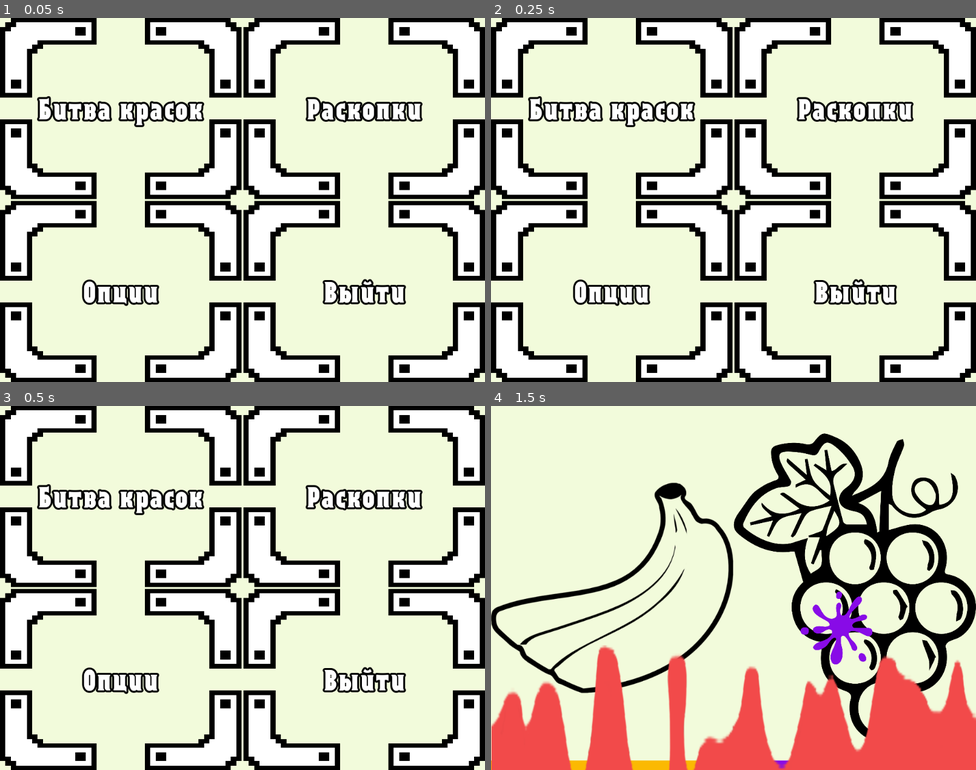
Above: before the commit, frames 1-4 (two rows, left to right).
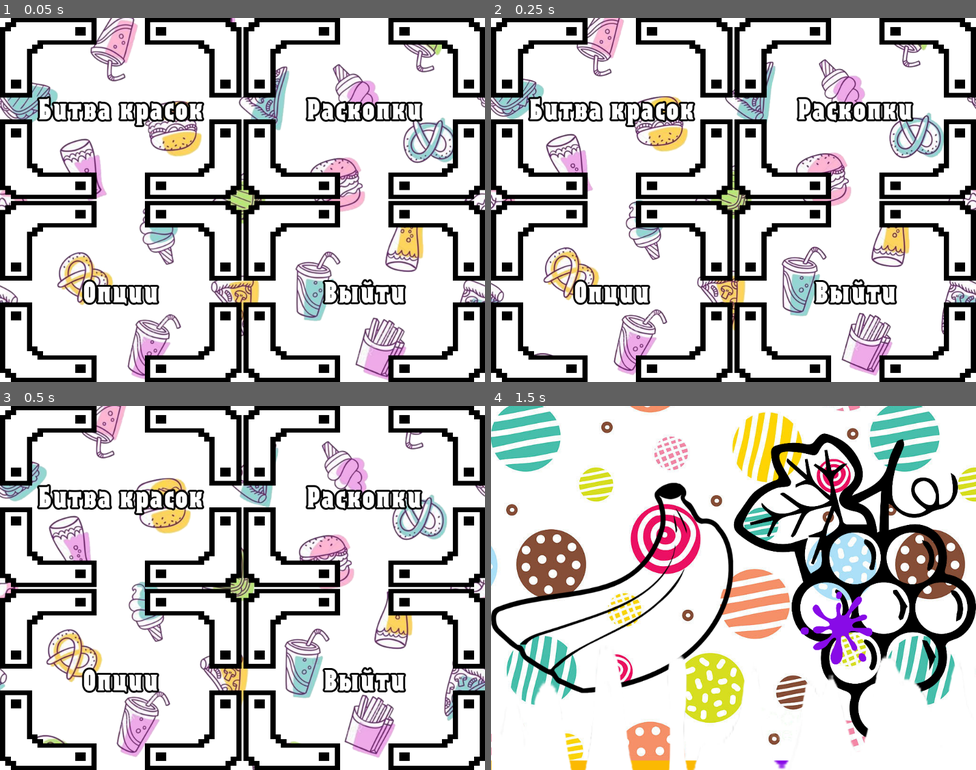
Above: after the commit, the same moments.

Repository: jandarm/Splatt
Game: Godot game, scene res://Scenes/Main/Main.tscn
Two runs of this game, one before a commit and one after it. Both use one fixed random seed, a clock stepped at 60 frames per second and the inputs below.
Inputs (mouse positions are in pixels of both pictures, inside the frame that each line leads up to):
- Up to frame 1 (0.05 s): no input
- Up to frame 2 (0.25 s): no input
- Up to frame 3 (0.5 s): no input
- Up to frame 4 (1.5 s): click "Битва красок" at 0.5 s; move the mouse to (840, 569) at 1.27 s; press the mouse at (840, 569) at 1.28 s

The runs differ from the first frame. In frame 1, 56% of the frame differs, in the area x 0-100%, y 0-100%; in frame 2, 56%; in frame 3, 56%; in frame 4, 86%.

Commit message:
Le Parallax arrived
Reworked parallax scene to fit screen without calculations.
Added Parallax singleton with random background (from Background\Parallax) for each screen!
YOLO

Diff:
--- /dev/null
+++ b/Assets/Parallax.tres
@@ -0,0 +1,17 @@
+[gd_resource type="ShaderMaterial" load_steps=2 format=2]
+
+[sub_resource type="Shader" id=1]
+code = "shader_type canvas_item;
+
+uniform vec2 direction = vec2(1.0, 1.0);
+uniform float speed;
+
+void fragment () {
+	COLOR = texture(TEXTURE, UV + (direction * TIME * (speed*0.1)));
+}"
+
+[resource]
+resource_local_to_scene = true
+shader = SubResource( 1 )
+shader_param/direction = Vector2( 1, 1 )
+shader_param/speed = 0.5
--- a/Scenes/Main/Main.tscn
+++ b/Scenes/Main/Main.tscn
@@ -122,3 +122,4 @@
 "_edit_use_anchors_": false
 }
 [connection signal="pressed" from="GridContainer/btnVS" to="." method="change_scene" binds= [ "VS" ]]
+[connection signal="pressed" from="GridContainer/btnExit" to="." method="change_scene" binds= [ "Exit" ]]
--- a/Scenes/Main/Manager.tscn
+++ b/Scenes/Main/Manager.tscn
@@ -4,8 +4,8 @@
 [ext_resource path="res://Sound/IG2 Low.wav" type="AudioStream" id=2]
 [ext_resource path="res://Sound/IG2 Med.wav" type="AudioStream" id=3]
 [ext_resource path="res://Sound/IG2 HIGh.wav" type="AudioStream" id=4]
-[ext_resource path="res://Background/Banana.png" type="Texture" id=5]
-[ext_resource path="res://Background/Grape.png" type="Texture" id=6]
+[ext_resource path="res://Assets/Background/Banana.png" type="Texture" id=5]
+[ext_resource path="res://Assets/Background/Grape.png" type="Texture" id=6]
 [ext_resource path="res://Scenes/Main/Game_over.tscn" type="PackedScene" id=7]
 [ext_resource path="res://Assets/WinBackground.tres" type="StyleBox" id=8]
 [ext_resource path="res://Scenes/VS/VS.tscn" type="PackedScene" id=9]
--- a/Scenes/Main/Scene_changer.tscn
+++ b/Scenes/Main/Scene_changer.tscn
@@ -38,7 +38,7 @@
 "transitions": PoolRealArray( 1 ),
 "values": [ {
 "args": [  ],
-"method": "go_to"
+"method": "connector"
 } ]
 }
 
@@ -64,6 +64,5 @@
 }
 
 [node name="Body" type="Sprite" parent="Control/Ink"]
-modulate = Color( 0.952941, 0.294118, 0.294118, 1 )
 show_behind_parent = true
 texture = ExtResource( 1 )
--- /dev/null
+++ b/Scenes/Parallax/Parallax.tscn
@@ -0,0 +1,23 @@
+[gd_scene load_steps=4 format=2]
+
+[ext_resource path="res://Assets/Background/Parallax/Ducks.png" type="Texture" id=1]
+[ext_resource path="res://Script/Main/Parallax_textures.gd" type="Script" id=2]
+[ext_resource path="res://Assets/Parallax.tres" type="Material" id=3]
+
+[node name="Parallax" type="GridContainer"]
+anchor_right = 1.0
+anchor_bottom = 1.0
+script = ExtResource( 2 )
+__meta__ = {
+"_edit_use_anchors_": false
+}
+BackgroundTextures = "res://Assets/Background/Parallax"
+
+[node name="Sprite" type="TextureRect" parent="."]
+material = ExtResource( 3 )
+margin_right = 1024.0
+margin_bottom = 768.0
+size_flags_horizontal = 3
+size_flags_vertical = 3
+texture = ExtResource( 1 )
+stretch_mode = 2
--- a/Script/Main/Game_over.gd
+++ b/Script/Main/Game_over.gd
@@ -20,5 +20,5 @@
 	pass
 
 func _on_Button_pressed():
-	get_tree().quit()
+	SceneChanger.go_to("")
 	pass
--- a/Script/Main/Manager.gd
+++ b/Script/Main/Manager.gd
@@ -16,6 +16,7 @@
 export(Texture) var Left_team_background
 export(Texture) var Right_team_background
 
+#win_background.modulate_color is responsible for last winner color
 export (StyleBoxTexture) var win_background
 
 """
@@ -49,7 +50,7 @@
 # warning-ignore:unused_argument
 func _process(delta):
 	if Input.is_action_pressed("Exit_to_menu"):
-		SceneChanger.connector("")
+		SceneChanger.go_to("")
 
 func settt(e : Color):
 	return e
--- a/Script/Main/Menu_navigation.gd
+++ b/Script/Main/Menu_navigation.gd
@@ -1,5 +1,5 @@
 extends Node
 
 func change_scene(destination: String):
-	SceneChanger.connector(destination)
+	SceneChanger.go_to(destination)
 	pass
--- /dev/null
+++ b/Script/Main/Parallax_textures.gd
@@ -0,0 +1,34 @@
+extends Node
+
+export(String, DIR) var BackgroundTextures
+onready var rng = RandomNumberGenerator.new()
+var PTextures : Array
+
+func _ready():
+	var dir = Directory.new()
+	if (dir.open(BackgroundTextures) == OK):
+		dir.list_dir_begin(true,true)
+		var file_name = dir.get_next()
+		while (file_name != ""):
+			if (dir.current_is_dir()):
+				file_name = dir.get_next()
+			else:
+				if(file_name.get_extension() == "png"):
+					#print("Found file: " + file_name)
+					PTextures.append(BackgroundTextures + "/" + file_name)
+					file_name = dir.get_next()
+				else:
+					file_name = dir.get_next()
+		dir.list_dir_end()
+	else:
+		print("An error occurred when trying to access the Parallax texture dirrectory path.")
+	print(PTextures)
+	change_background()
+	pass
+
+
+func change_background():
+	rng.randomize()
+	var rnd = rng.randi_range(0, PTextures.size()-1)
+	$Sprite.texture = load(PTextures[rnd])
+	pass
--- a/Script/Main/Scene_changer.gd
+++ b/Script/Main/Scene_changer.gd
@@ -1,25 +1,28 @@
 extends Node
 
+onready var animation = get_node("Control/AnimationPlayer")
+onready var ink = get_node("Control/Ink/Body")
+var scene
 var tree
-onready var animation = get_node("Control/AnimationPlayer")
-var scene
 
 func _ready():
 	tree = get_tree()
 	pass
 
 
-func connector(destination: String):
+func go_to(destination: String):
 	scene = destination
+	ink.modulate = Manager.win_background.modulate_color
 	animation.play("Transition")
 	pass
 
-func go_to():
+func connector():
 	match scene:
 		"VS": tree.change_scene_to(Manager.VS_scene)
 		"Coop": tree.change_scene_to(Manager.Coop_scene)
 		"Settings": tree.change_scene_to(Manager.Settings_scene)
 		"End": tree.change_scene_to(Manager.Game_over_scene)
-
+		"Exit": get_tree().quit()
 		_: tree.change_scene_to(Manager.Main_scene)
+	Parallax.change_background()
 	pass
--- a/Script/Main/VS.gd
+++ b/Script/Main/VS.gd
@@ -63,11 +63,11 @@
 	if(puddle_left.position.y < 0):
 		music.stop()
 		Manager.win_background.modulate_color = Manager.Left_team_color
-		get_tree().change_scene_to(Manager.Game_over_scene)
+		SceneChanger.go_to("End")
 	elif(puddle_right.position.y < 0):
 		music.stop()
 		Manager.win_background.modulate_color = Manager.Right_team_color
-		get_tree().change_scene_to(Manager.Game_over_scene)
+		SceneChanger.go_to("End")
 	pass
 
 func hit_left():
--- a/project.godot
+++ b/project.godot
@@ -26,6 +26,7 @@
 
 Manager="*res://Scenes/Main/Manager.tscn"
 SceneChanger="*res://Scenes/Main/Scene_changer.tscn"
+Parallax="*res://Scenes/Parallax/Parallax.tscn"
 
 [display]
 
Renamed: Background/Banana.png -> Assets/Background/Banana.png
Not shown, added: Assets/Background/Banana.png.import
Renamed: Background/Grape.png -> Assets/Background/Grape.png
Not shown, added: Assets/Background/Grape.png.import
Binary file added: Assets/Background/Parallax/Ducks.png
Not shown, changed: Assets/Background/Parallax/Ducks.png.import
Binary file added: Assets/Background/Parallax/Dyno.png
Not shown, added: Assets/Background/Parallax/Dyno.png.import
Binary file added: Assets/Background/Parallax/Food_1.png
Not shown, changed: Assets/Background/Parallax/Food_1.png.import
Binary file added: Assets/Background/Parallax/Food_2.png
Not shown, changed: Assets/Background/Parallax/Food_2.png.import
(and 7 more such lines)
